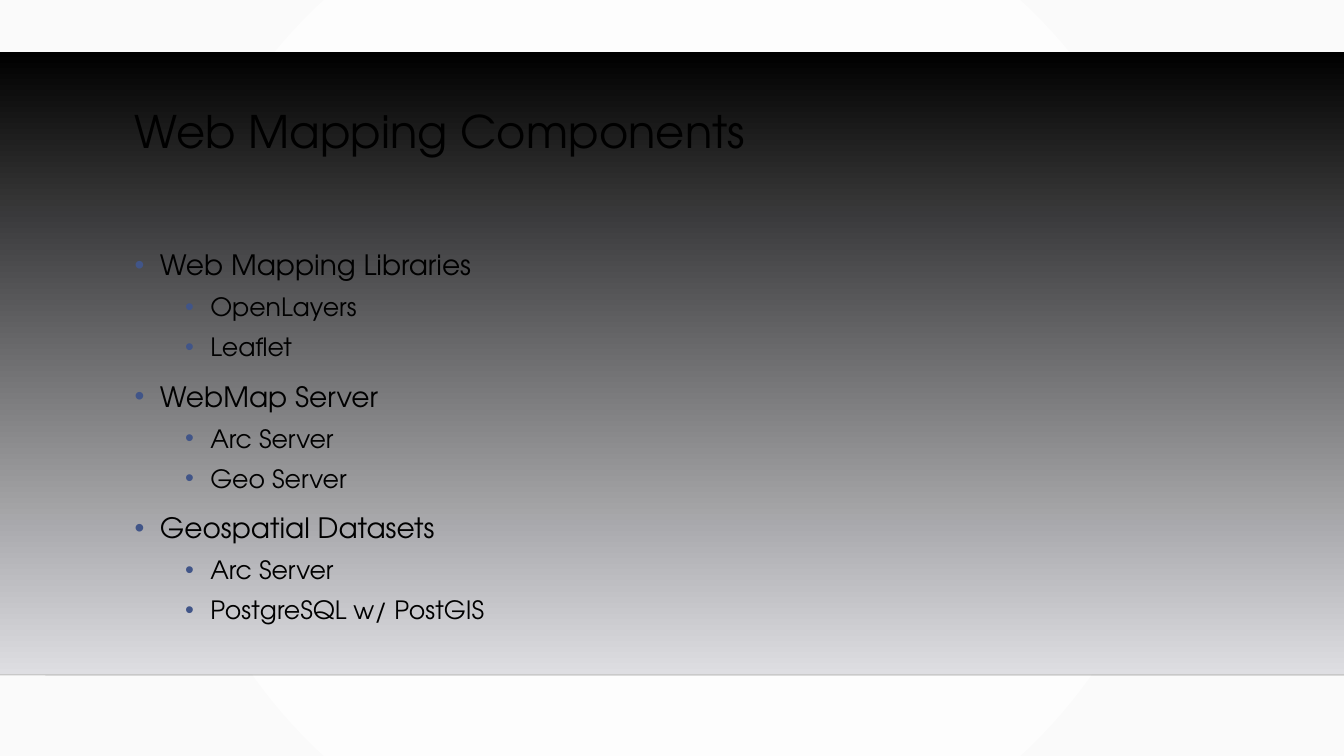
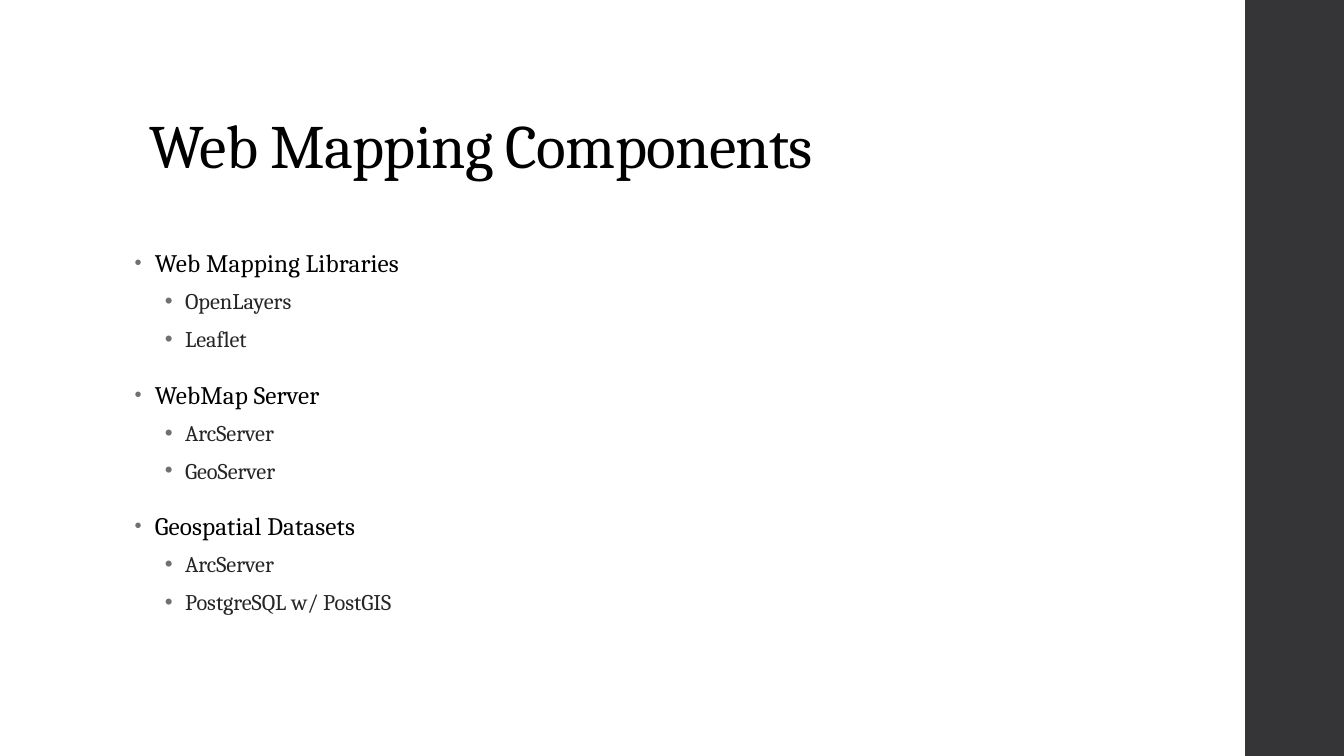
Before and after one commit to MGIS-UMN/GIS5577_week9, a slide deck: slide 4 of WebMapping_Backend.odp. Drawn at 1344x756 pixels with LibreOffice and Linux fonts; fonts in the diff are those of the drawing; background and template pictures are left out. Boxes give left, top, right and bottom in pixels: in the first picture for what was removed or moved away, otherwise in the second. Text is boxed around its words. In the diff, an @@ line names an element or a change of style, - is before the commit and + after.

```diff
--- a/WebMapping_Backend.odp
+++ b/WebMapping_Backend.odp
@@ background gradient #FFFFFF to #FAFAFA to #FFFFFF @@
@@ freeform shape added at box(1245, 0, 1344, 756), fill #353537 @@
@@ freeform shape removed at box(0, 51, 1344, 675) @@
@@ title "Web Mapping Components": place and size @@
-title "Web Mapping Components" at box(135, 95, 745, 172)
+title "Web Mapping Components" at box(149, 125, 813, 181)
@@ title "Web Mapping Components" at box(149, 125, 813, 181): size 32 to 44 pt, font TeX Gyre Adventor to Cambria, letter spacing 0 to -0.5 pt; vertical alignment top to bottom @@
@@ text at box(155, 254, 399, 615): size 20 to 18 pt, letter spacing 0 to 0.1 pt in "Web Mapping Libraries", "WebMap Server", "Geospatial Datasets"; font TeX Gyre Adventor to Cambria in "Web Mapping Libraries", "OpenLayers", "Leaflet", "WebMap Server" and 2 more places; size 18 to 16 pt, text colour #000000 to #262626 in "OpenLayers", "Leaflet", "PostgreSQL w/ PostGIS"; indent changed; more space between paragraphs; bullet colour #415588 to #6F6F74 @@
@@ text at box(185, 426, 275, 479): text changed; size 18 to 16 pt; font TeX Gyre Adventor to Cambria; text colour #000000 to #262626 @@
-  • Arc Server
-  • Geo Server
+  • ArcServer
+  • GeoServer
@@ text at box(185, 557, 274, 572): text changed; size 18 to 16 pt; font TeX Gyre Adventor to Cambria; text colour #000000 to #262626 @@
-  • Arc Server
+  • ArcServer
@@ line removed from (0, 675) to (1344, 675) @@
```
Also in this commit, not shown: 17 other slides changed, 3 slides added, 1 slide removed, 1 other file.
